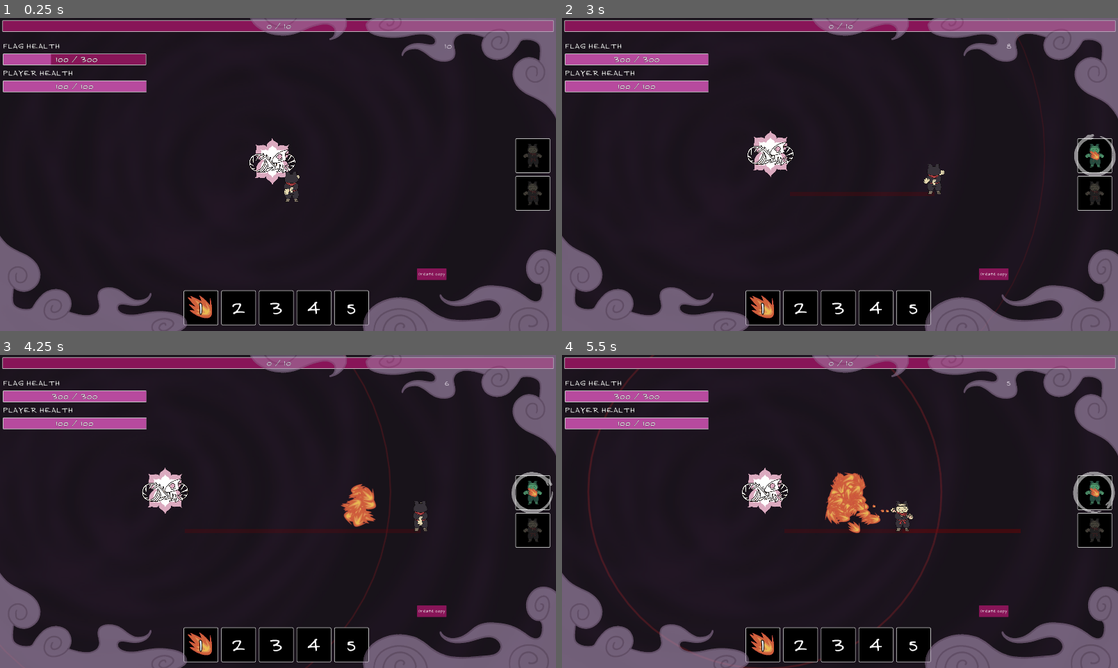
Above: before the commit, frames 1-4 (two rows, left to right).
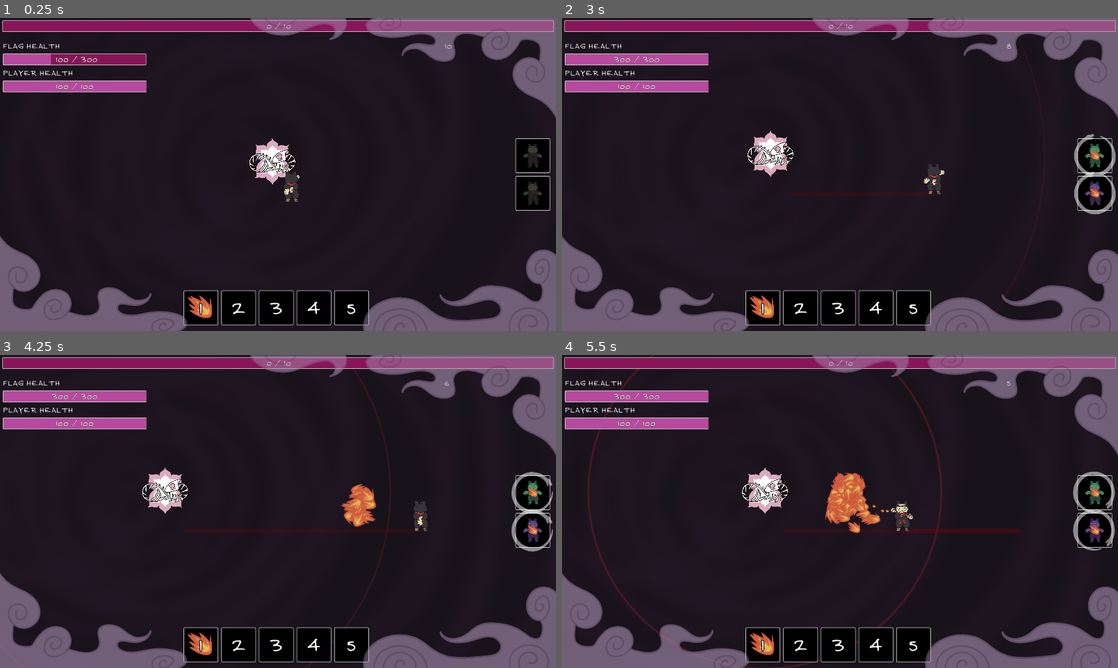
Above: after the commit, the same moments.

Repository: duckenclaw/gmtk2025
Game: Godot game, scene res://src/game/game.tscn
Same seed, same stepped clock (60 frames per second), same inputs: the game is played once before the commit and once after it.
Inputs (mouse positions are in pixels of both pictures, inside the frame that each line leads up to):
- Up to frame 1 (0.25 s): no input
- Up to frame 2 (3 s): click (995, 274) at 0.5 s, where only the run before the commit has a clickable "Create copy"; move the mouse to (962, 158) at 1.27 s; hold Right (ui_right) 1.28-2 s; tap R (record, bound only after the commit) at 1.35, 2.85 s; click (962, 158) at 1.42 s; drag from (728, 190) to (923, 180) at 2.02 s; move the mouse to (895, 105) at 2.77 s; hold Right (ui_right) from 2.78 s (still down)
- Up to frame 3 (4.25 s): release Right (ui_right) at 3.5 s; drag from (250, 574) to (172, 492) at 3.52 s
- Up to frame 4 (5.5 s): move the mouse to (1006, 558) at 4.27 s; press the mouse at (1006, 558) at 4.28 s; hold Left (ui_left) 4.28-5 s; tap R (record, bound only after the commit) at 4.55 s; release the mouse at (1006, 558) at 5 s; drag from (673, 464) to (895, 530) at 5.02 s

The runs differ from the first frame. In frame 1, 0.2% of the frame differs, in the area x 75-81%, y 80-84%; in frame 2, 0.6%; in frame 3, 0.6%; in frame 4, 0.6%, in the area x 75-100%, y 49-84%.

Commit message:
added save on r

Diff:
--- a/project.godot
+++ b/project.godot
@@ -112,6 +112,11 @@
 , Object(InputEventKey,"resource_local_to_scene":false,"resource_name":"","device":0,"window_id":0,"alt_pressed":false,"shift_pressed":false,"ctrl_pressed":false,"meta_pressed":false,"pressed":false,"keycode":0,"physical_keycode":53,"key_label":0,"unicode":0,"location":0,"echo":false,"script":null)
 ]
 }
+record={
+"deadzone": 0.2,
+"events": [Object(InputEventKey,"resource_local_to_scene":false,"resource_name":"","device":-1,"window_id":0,"alt_pressed":false,"shift_pressed":false,"ctrl_pressed":false,"meta_pressed":false,"pressed":false,"keycode":0,"physical_keycode":82,"key_label":0,"unicode":114,"location":0,"echo":false,"script":null)
+]
+}
 
 [layer_names]
 
--- a/src/game/game.gd
+++ b/src/game/game.gd
@@ -41,12 +41,17 @@
 	update_camera(delta)
 	check_next_lvl()
 	check_action_changed()
+	check_record_pressed()
 
 func check_action_changed():
 	for i in [1, 2, 3, 4, 5]:
 		if Input.is_action_just_pressed("number_" + str(i)):
 			print("Selected action number_" + str(i))
 			State.pending_selected_action_index = i - 1
+
+func check_record_pressed():
+	if Input.is_action_just_pressed("record"):
+		save_record()
 
 func update_current_action():
 	State.selected_action_index = State.pending_selected_action_index
@@ -66,7 +71,7 @@
 	var distance = target.distance_to(camera.global_position)
 	camera.global_position = lerp(camera.global_position, target, 0.1 * delta * distance)
 
-func _on_game_ui_create_copy_pressed() -> void:
+func save_record() -> void:
 	if State.current_copies < State.max_copies:
 		State.current_copies += 1
 		State.all_time_copies += 1
--- a/src/game/game.tscn
+++ b/src/game/game.tscn
@@ -69,6 +69,5 @@
 [node name="UpgradeMenu" parent="." instance=ExtResource("21_x1f1g")]
 visible = false
 
-[connection signal="create_copy_pressed" from="GameUi" to="." method="_on_game_ui_create_copy_pressed"]
 [connection signal="wave_completed" from="GameMap" to="GameMap" method="_on_wave_completed"]
 [connection signal="timeout" from="GameMap/WaveTimer" to="GameMap" method="_on_wave_timer_timeout"]
--- a/src/game/state.gd
+++ b/src/game/state.gd
@@ -17,7 +17,7 @@
 
 # FLAG
 var flag_max_health: float = 300.0
-var flag_regen: float = 10.0
+var flag_regen: float = 5.0
 
 # COPIES
 var max_copies: int = 2
--- a/src/ui/game_ui.gd
+++ b/src/ui/game_ui.gd
@@ -6,7 +6,6 @@
 
 
 signal action_selected()
-signal create_copy_pressed
 
 @onready var flag_progress_bar: ProgressBar = $HealthContainer/FlagProgressBar
 @onready var player_progress_bar: ProgressBar = $HealthContainer/PlayerProgressBar
@@ -74,7 +73,3 @@
 
 func flag_health_changed(health: float):
 	flag_progress_bar.value = health
-
-
-func _on_create_copy_button_pressed() -> void:
-	create_copy_pressed.emit()
--- a/src/ui/game_ui.tscn
+++ b/src/ui/game_ui.tscn
@@ -86,14 +86,6 @@
 layout_mode = 2
 texture = ExtResource("8_3bvhv")
 
-[node name="CreateCopyButton" type="Button" parent="."]
-anchors_preset = -1
-offset_left = 1440.0
-offset_top = 864.0
-offset_right = 1448.0
-offset_bottom = 904.0
-text = "Create copy"
-
 [node name="TimeLabel" type="Label" parent="."]
 anchors_preset = -1
 offset_left = 1535.0
@@ -134,5 +126,3 @@
 
 [node name="Copies" type="VBoxContainer" parent="CopiesCenterContainer"]
 layout_mode = 2
-
-[connection signal="pressed" from="CreateCopyButton" to="." method="_on_create_copy_button_pressed"]
